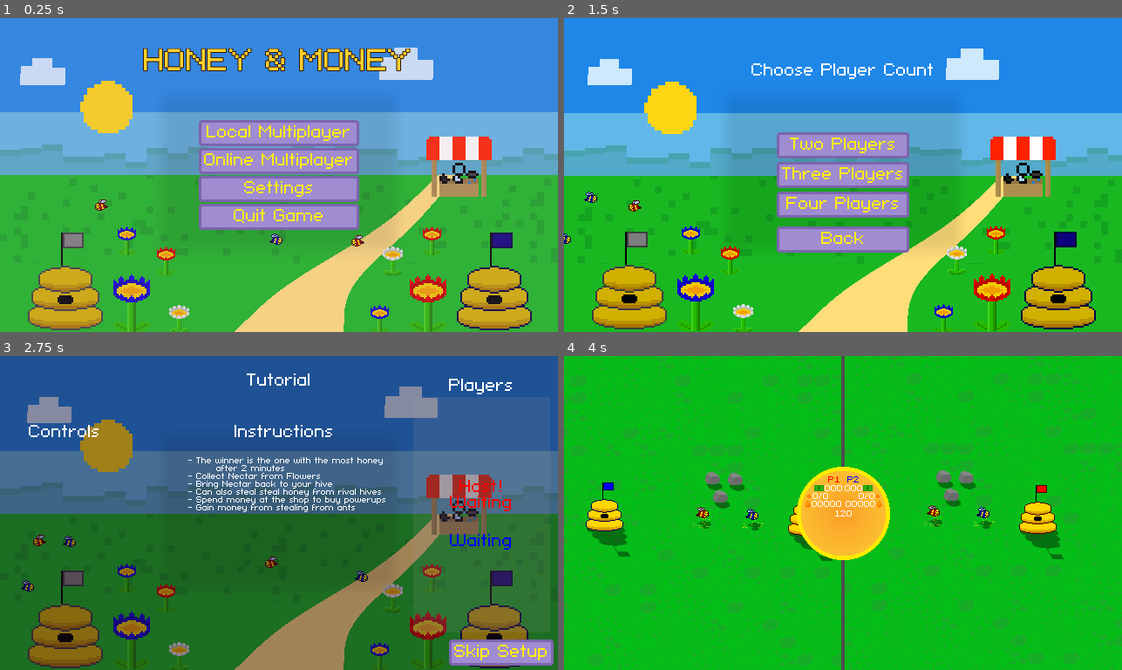
Above: before the commit, frames 1-4 (two rows, left to right).
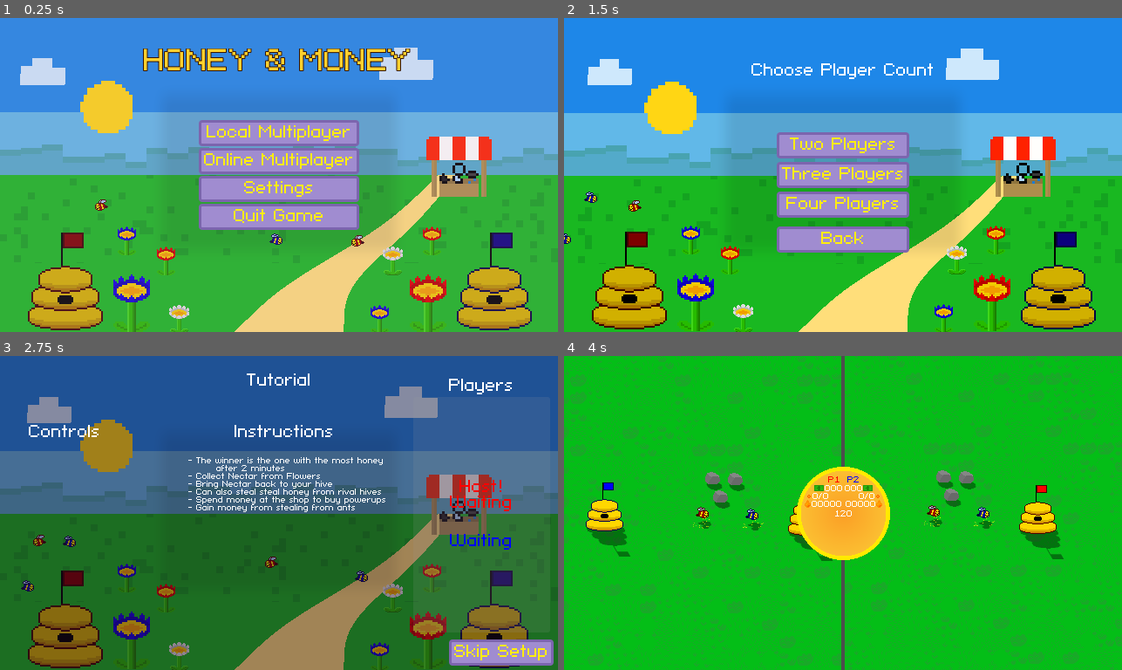
Above: after the commit, the same moments.

Repository: coloredasterisk/Alberta-Game-Jam-2026
Game: Godot game, scene res://scenes/main.tscn
The game is run twice, just before and just after one commit, with the same random seed, the same clock (stepped at 60 frames per second) and the same inputs.
Inputs (mouse positions are in pixels of both pictures, inside the frame that each line leads up to):
- Up to frame 1 (0.25 s): no input
- Up to frame 2 (1.5 s): tap Enter (p2_interact) at 0.5 s; move the mouse to (965, 159) at 0.52 s; hold D (p1_move_right) 0.53-1.25 s; tap E (p1_interact) at 0.6 s; click (965, 159) at 0.67 s; click "Local Multiplayer" at 1.25 s
- Up to frame 3 (2.75 s): click "Two Players" at 2 s
- Up to frame 4 (4 s): click "Skip Setup" at 2.75 s; drag from (731, 528) to (603, 516) at 3.52 s

The runs differ from the first frame. In frame 1, 0.5% of the frame differs, in the area x 5-19%, y 68-100%; in frame 2, 0.5%; in frame 3, 0.5%; in frame 4, nothing differs.

Commit message:
Use red hive in Bloom Market background

Diff:
--- a/scripts/golden_bloom_valley_controller.gd
+++ b/scripts/golden_bloom_valley_controller.gd
@@ -20,7 +20,7 @@
 
 const SHOP_TEXTURE := preload("res://art/Shop.png")
 const BLUE_HIVE_TEXTURE := preload("res://art/Blue_Beehive.png")
-const MONO_HIVE_TEXTURE := preload("res://art/Mono_Beehive.png")
+const RED_HIVE_TEXTURE := preload("res://art/Red_Beehive.png")
 const BLUE_FLOWER_TEXTURE := preload("res://art/Blue_Flower.png")
 const RED_FLOWER_TEXTURE := preload("res://art/Red_Flower.png")
 const MONO_FLOWER_TEXTURE := preload("res://art/Mono_Flower.png")
@@ -62,7 +62,7 @@
 	shop.name = "BloomMarketShop"
 
 	# Rival hives frame the menu without entering its 46% safe column.
-	var left_hive := _make_sprite(MONO_HIVE_TEXTURE, Vector2(74.0, 302.0), HIVE_SCALE, 0.88)
+	var left_hive := _make_sprite(RED_HIVE_TEXTURE, Vector2(74.0, 302.0), HIVE_SCALE, 0.88)
 	left_hive.name = "LeftHive"
 	var right_hive := _make_sprite(BLUE_HIVE_TEXTURE, Vector2(566.0, 302.0), HIVE_SCALE, 0.88)
 	right_hive.name = "RightHive"
Not shown, changed: SHADER_CREDITS.md
Not shown, changed: shaders/GOLDEN_BLOOM_VALLEY_USAGE.md
